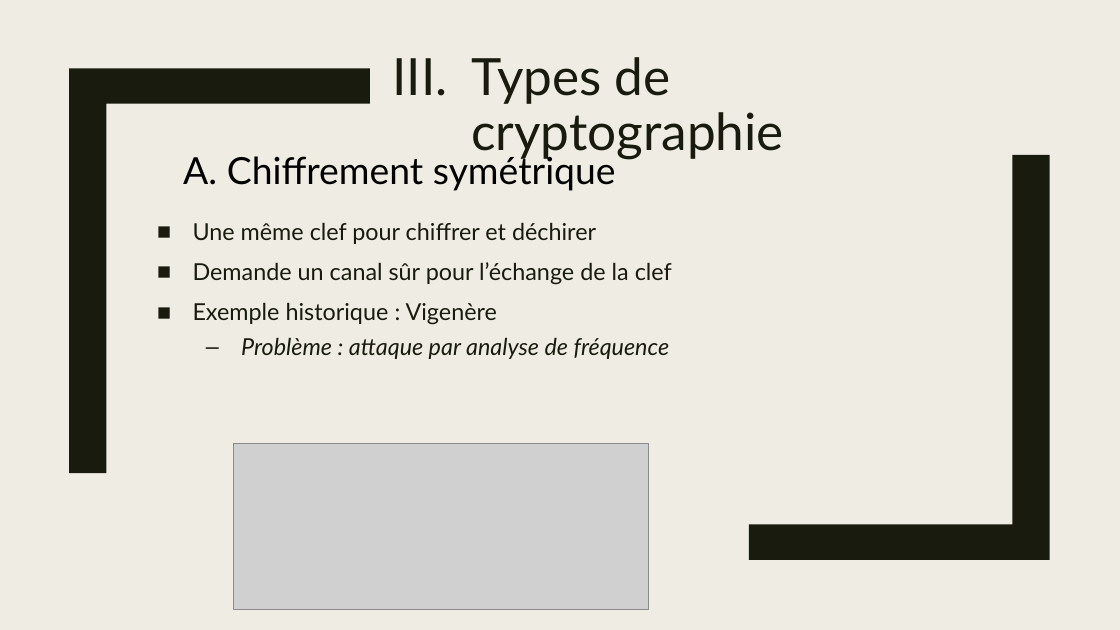
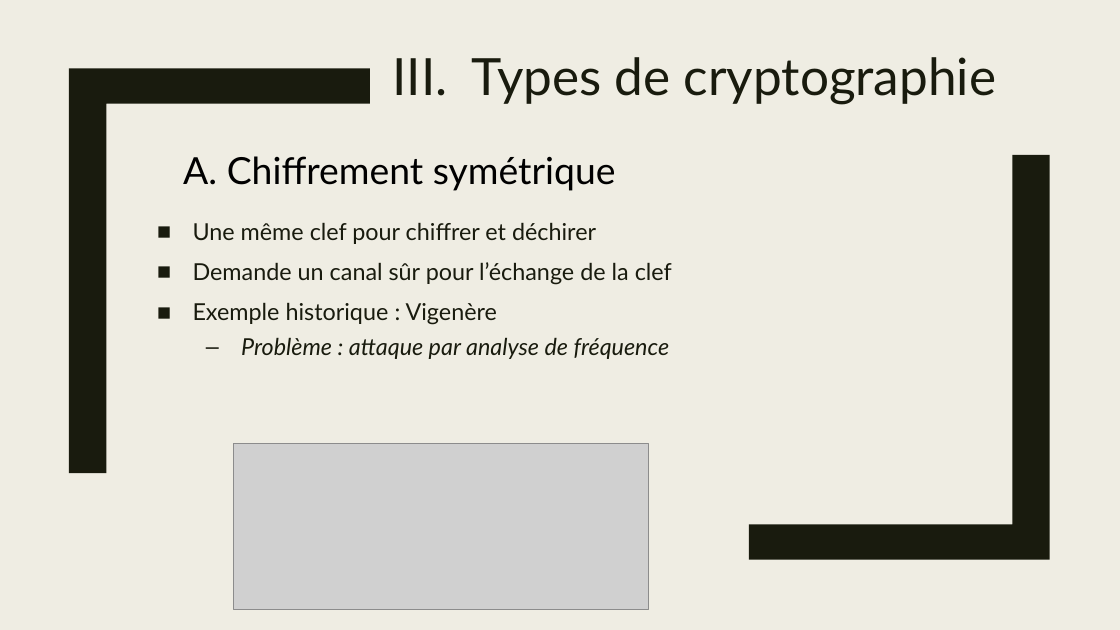
Before and after one commit to Chaman-veteran/wocsa_crypto, a slide deck: slide 6 of presentation.pptx. Drawn at 1120x630 pixels with LibreOffice and Linux fonts; fonts in the diff are those of the drawing; grey boxes stand for pictures. Boxes give left, top, right and bottom in pixels: in the first picture for what was removed or moved away, otherwise in the second. Text is boxed around its words. In the diff, an @@ line names an element or a change of style, - is before the commit and + after.

```diff
--- a/presentation.pptx
+++ b/presentation.pptx
@@ title "Types de cryptographie" rewrapped from box(471, 57, 784, 160) to box(471, 57, 997, 105) @@
```
Also in this commit, not shown: 9 other slides changed.
